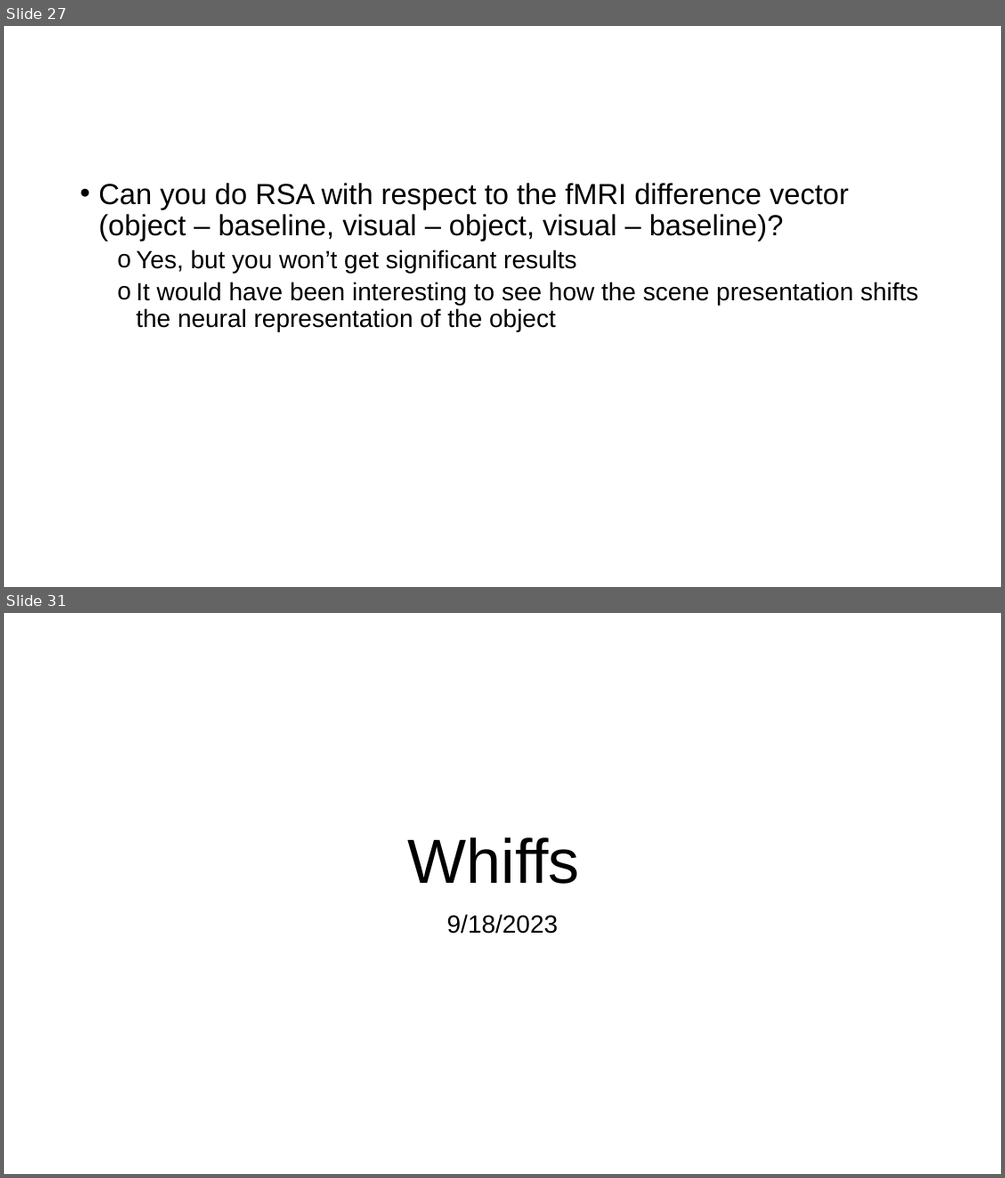
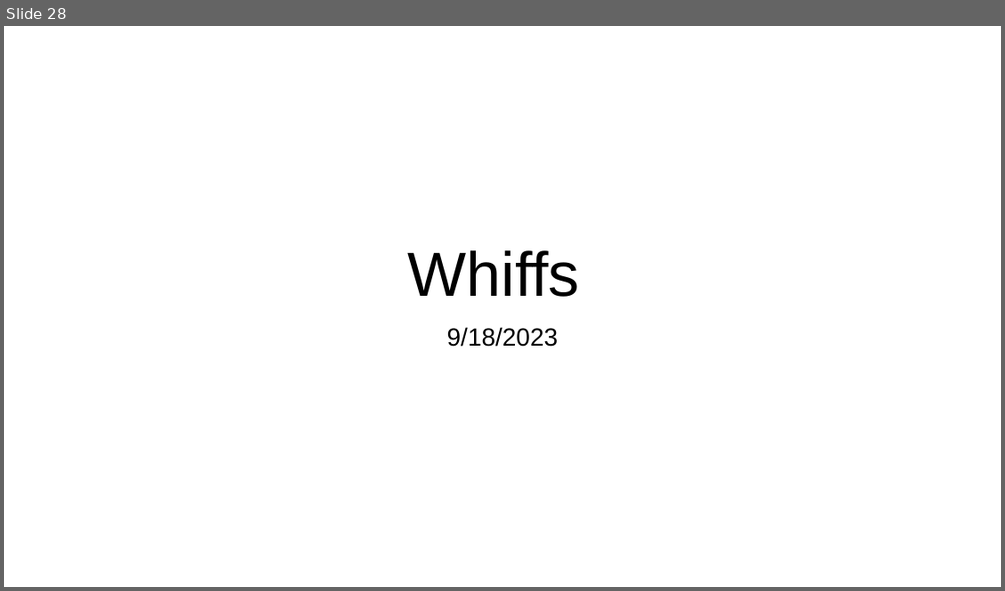
Before and after one commit to paulcbogdan/SchemeRep_PB, a slide deck: docs/SchemeRep_PB_Sep29.pptx. Shown one above the other, each under a label of ours: slides 27 and 31 before the commit, slide 28 after it; the slides between them are not shown. The pictures are 1005x1178 and 1005x591 pixels, drawn with LibreOffice and Linux fonts; fonts in the diff are those of the drawing. Boxes give left, top, right and bottom in pixels: in the first picture for what was removed or moved away, otherwise in the second. Text is boxed around its words. In the diff, an @@ line names an element or a change of style, - is before the commit and + after.

```diff
--- a/docs/SchemeRep_PB_Sep29.pptx
+++ b/docs/SchemeRep_PB_Sep29.pptx
@@ slide 27 removed at [4, 26, 1001, 587], background #FFFFFF @@
@@ text removed at [98, 183, 918, 331] @@
-• Can you do RSA with respect to the fMRI difference vector (object – baseline, visual – object, visual – baseline)?
-  o Yes, but you won’t get significant results
-  o It would have been interesting to see how the scene presentation shifts the neural representation of the object
@@ what was slide 31 is now slide 28 @@
```
Also in this commit, not shown: 9 slides changed, 1 slide added, 3 other slides removed, 22 other files.
